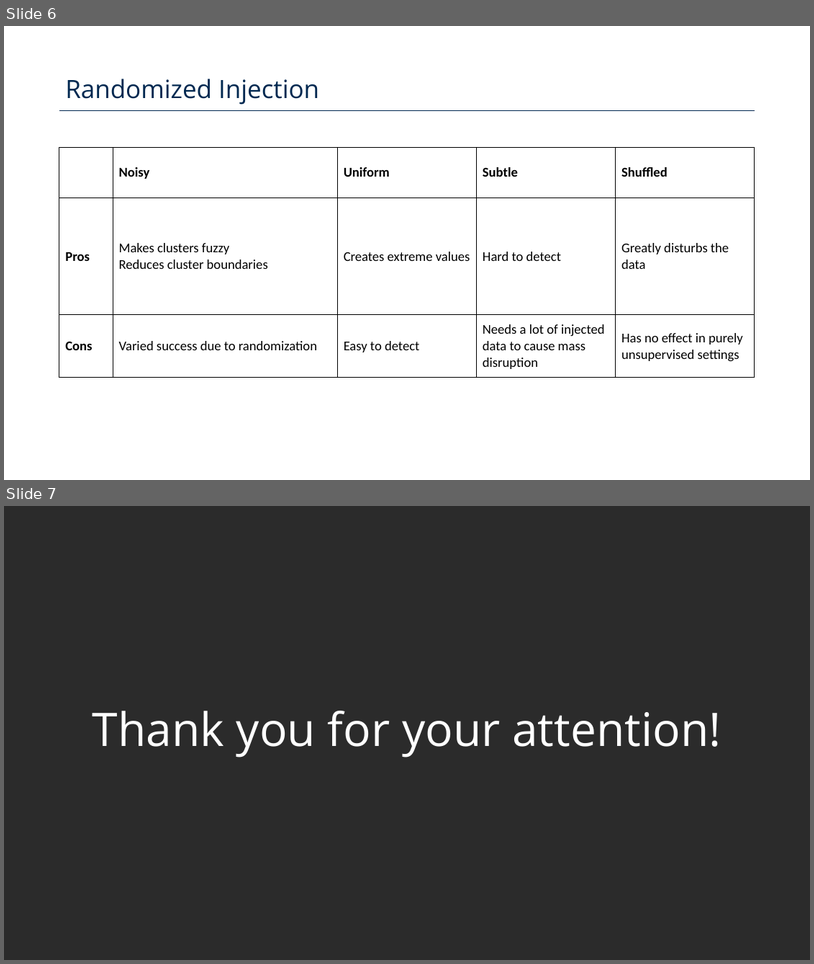
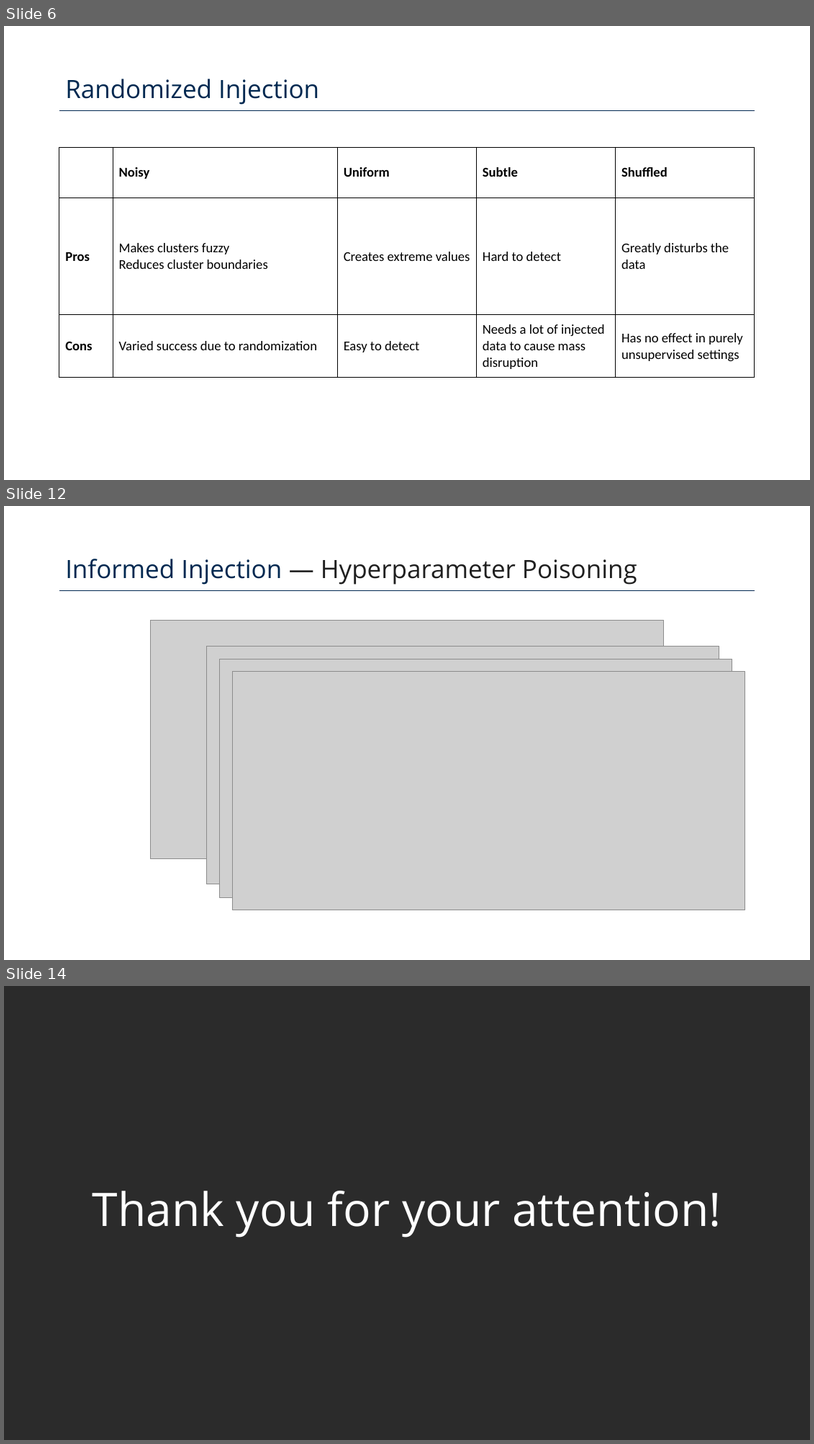
Before and after one commit to Poison-Cluster/poison-cluster, a slide deck: poison_cluster_defense.pptx. Shown one above the other, each under a label of ours: slides 6 and 7 before the commit, slides 6, 12 and 14 after it; the slides between them are not shown. The pictures are 814x964 and 814x1444 pixels, drawn with LibreOffice and Linux fonts; fonts in the diff are those of the drawing; grey boxes stand for pictures; background and template pictures are left out; a plain dark background stands for a picture behind light text. Boxes give left, top, right and bottom in pixels: in the first picture for what was removed or moved away, otherwise in the second. Text is boxed around its words. In the diff, an @@ line names an element or a change of style, - is before the commit and + after.

```diff
--- a/poison_cluster_defense.pptx
+++ b/poison_cluster_defense.pptx
@@ slide 12 added at (4,506,810,960), background #FFFFFF; not listed: 1 template element that a slide beside it also shows @@
@@ text added at (65,559,638,584), 30 pt, text #1F1F1F @@
+Informed Injection — Hyperparameter Poisoning
@@ picture added at (150,620,664,859) @@
@@ picture added at (206,646,720,884) @@
@@ picture added at (219,659,733,898) @@
@@ picture added at (232,672,745,910) @@
@@ what was slide 7 is now slide 14 @@
```
Also in this commit, not shown: 2 slides changed, 6 other slides added.
